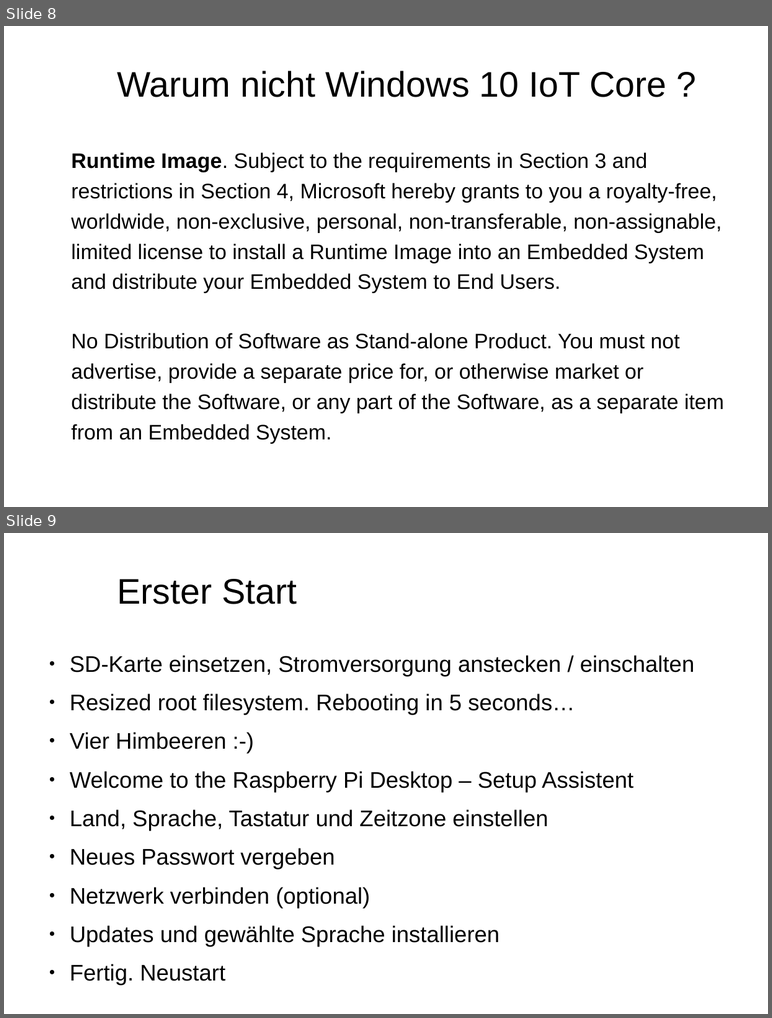
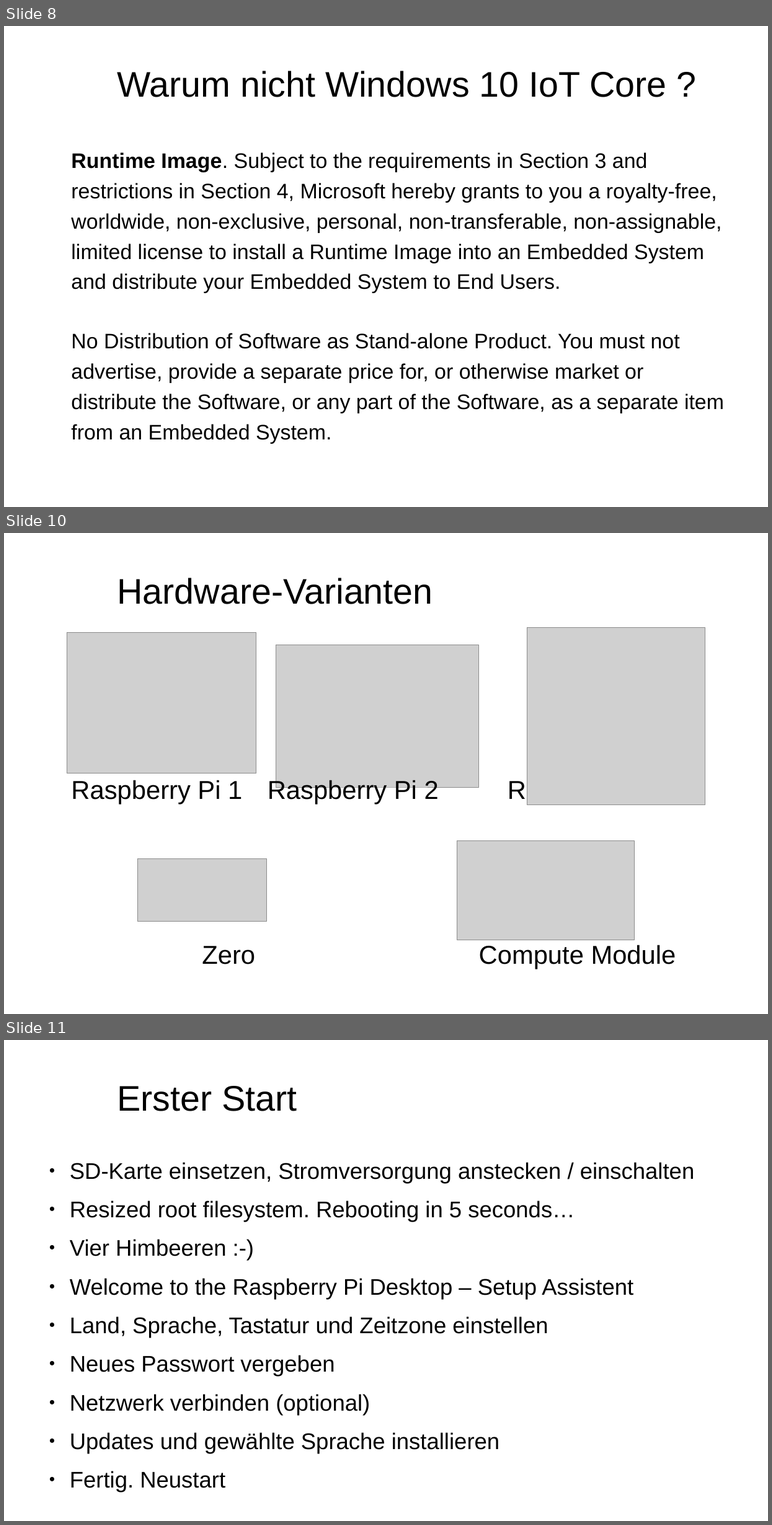
Before and after one commit to FrankPfattheicher/RaspiDotnet, a slide deck: Slides/RaspiDotnet.pptx. Shown one above the other, each under a label of ours: slides 8 and 9 before the commit, slides 8, 10 and 11 after it; the slides between them are not shown. The pictures are 772x1018 and 772x1525 pixels, drawn with LibreOffice and Linux fonts; fonts in the diff are those of the drawing; grey boxes stand for pictures; background and template pictures are left out. Boxes give left, top, right and bottom in pixels: in the first picture for what was removed or moved away, otherwise in the second. Text is boxed around its words. In the diff, an @@ line names an element or a change of style, - is before the commit and + after.

```diff
--- a/Slides/RaspiDotnet.pptx
+++ b/Slides/RaspiDotnet.pptx
@@ slide 10 added at <box>4,533,768,1014</box>, background picture (left out) @@
@@ text added at <box>117,578,433,604</box>, 44 pt, text #000000 @@
+Hardware-Varianten
@@ picture added at <box>67,633,257,774</box> @@
@@ picture added at <box>527,627,705,805</box> @@
@@ picture added at <box>276,645,478,787</box> @@
@@ text added at <box>71,775,679,969</box>, 32 pt, text #000000 @@
+Raspberry Pi 1 Raspberry Pi 2 Raspberry Pi 3
+Zero Compute Module
@@ picture added at <box>457,841,634,940</box> @@
@@ picture added at <box>138,859,267,922</box> @@
@@ what was slide 9 is now slide 11 @@
```
Also in this commit, not shown: 2 slides changed, 9 other slides added, 6 other files.
